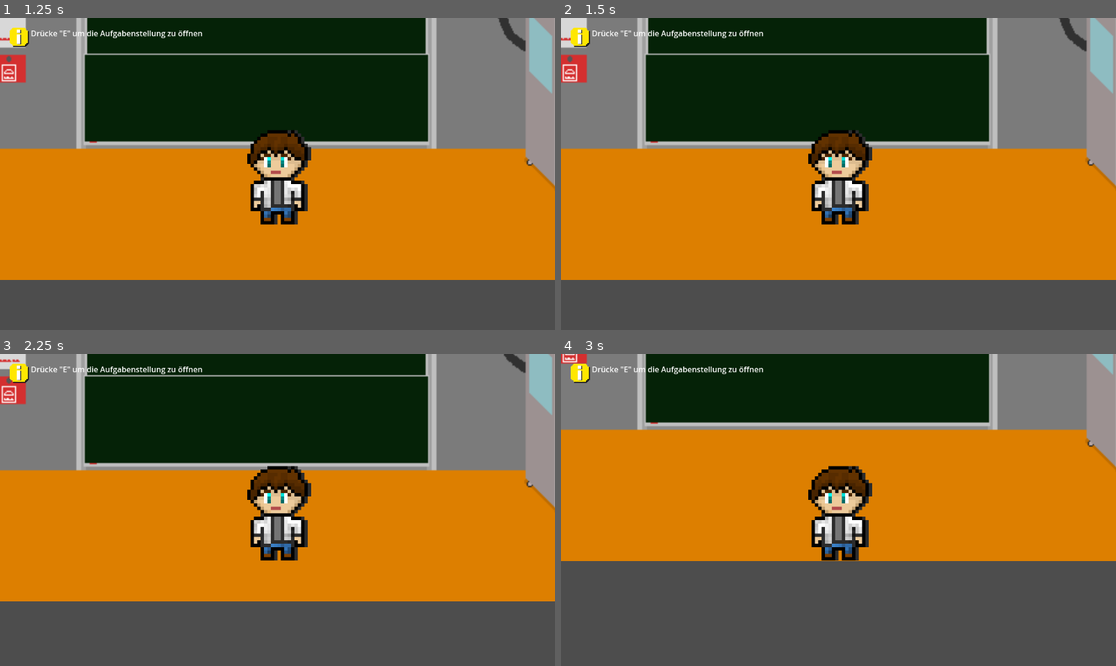
Above: before the commit, frames 1-4 (two rows, left to right).
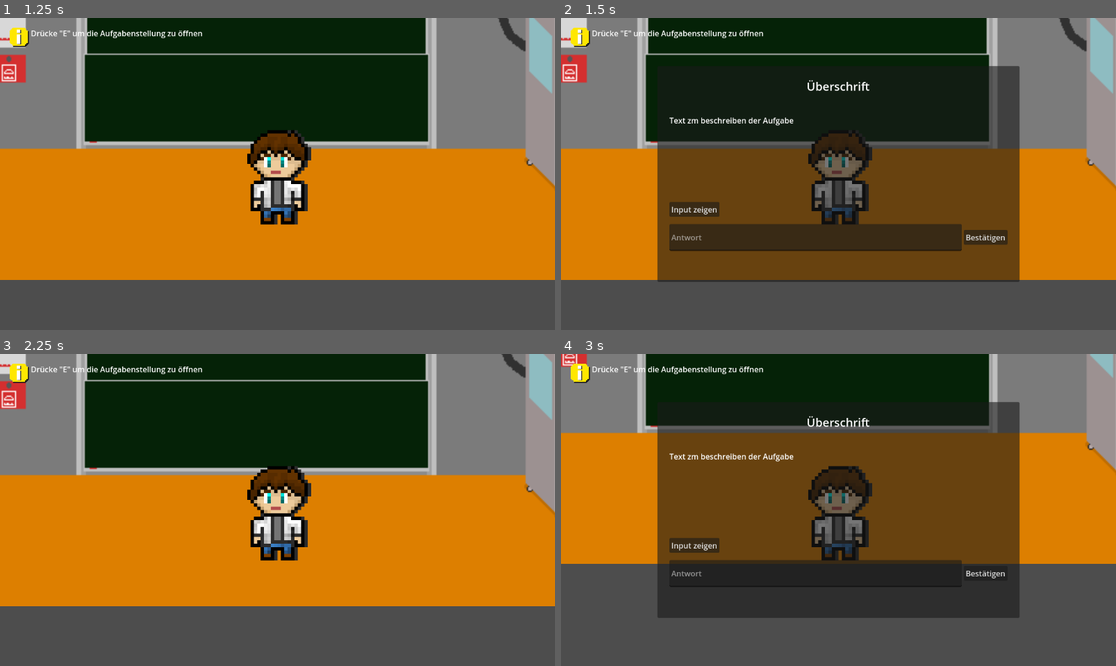
Above: after the commit, the same moments.

Repository: LuigiZwei/WGG-P-Seminar-Softwareentwicklung
Game: Godot game, scene res://scenes/node_2d.tscn
The game is run twice, just before and just after one commit, with the same random seed, the same clock (stepped at 60 frames per second) and the same inputs.
Inputs:
- Up to frame 1 (1.25 s): click "Start" at 0.5 s
- Up to frame 2 (1.5 s): tap E (task, bound only after the commit) at 1.25 s; hold D (right) from 1.28 s (still down); hold Shift (sprint) from 1.28 s (still down)
- Up to frame 3 (2.25 s): tap E (task, bound only after the commit) at 1.55, 2, 2.1 s; release D (right) at 2.03 s; release Shift (sprint) at 2.03 s; hold Down (down) from 2.03 s (still down)
- Up to frame 4 (3 s): tap Shift (sprint) at 2.3 s; tap E (task, bound only after the commit) at 2.75 s; release Down (down) at 2.78 s; hold D (right) from 2.78 s (still down); hold Shift (sprint) from 2.78 s (still down)

Frame 1 is identical in both runs. In frame 2, 30% of the frame differs, in the area x 17-83%, y 15-85%; in frame 3, 6.0%; in frame 4, 41%, in the area x 0-100%, y 0-85%.
Error before the commit: Invalid assignment of property or key 'scancode' with value of type 'int' on a base object of type 'InputEventKey'. (res://scripts/main.gd:134)
Error after the commit: Parse Error: Identifier "globalscript" not declared in the current scope. (res://scripts/task_scene_script.gd:37)

Commit message:
neues globales skript
vorlage für speichern und laden von spielfortschritt (nur erste anfänge)

Diff:
--- a/scenes/task_scene_template.tscn
+++ b/scenes/task_scene_template.tscn
@@ -113,4 +113,3 @@
 
 [connection signal="pressed" from="PanelContainer/MarginContainer/VBoxContainer/Button" to="." method="switch_task_and_input"]
 [connection signal="text_submitted" from="PanelContainer/MarginContainer/VBoxContainer/HBoxContainer/LineEdit" to="." method="check_for_solution"]
-[connection signal="pressed" from="PanelContainer/MarginContainer/VBoxContainer/HBoxContainer/Button" to="." method="check_for_solution_with_button"]
--- /dev/null
+++ b/scripts/globalscript.gd
@@ -0,0 +1,29 @@
+extends Node
+
+# array mit booleans für jede aufgabe im spiel
+var task_arr
+
+func _ready():
+	# lade task_dict mit FileAccess
+	var file = FileAccess.open("user://progress.dat",FileAccess.READ)
+	if(file != null):
+		# hier task_arr von progress.dat laden
+		pass
+	else:
+		# task_arr erstellen
+		task_arr = Array()
+
+
+	pass
+
+func finish_task():
+	# funktion zum verändern des task_arr
+	pass
+
+func save_progress():
+	var file = FileAccess.open("user://progress.dat",FileAccess.READ_WRITE)
+	# speichere task_arr zu progress.dat
+	# (irgendwie)
+
+func _process(_delta):
+	pass
--- a/scripts/main.gd
+++ b/scripts/main.gd
@@ -8,25 +8,31 @@
 
 # Called when the node enters the scene tree for the first time.
 func _ready():
+
 	# Erstellung der InputMap (weil .godot nicht exportiert werden kann, dankeschön)
+	var key_input_function = func (action, key):
+		var inputkey = InputEventKey.new()
+		inputkey.set_keycode(key)
+		InputMap.action_add_event(action, inputkey)
+
 	InputMap.add_action("left")
-	add_key_input("left",KEY_A)
-	add_key_input("left",KEY_LEFT)
+	key_input_function.call("left",KEY_A)
+	key_input_function.call("left",KEY_LEFT)
 	InputMap.add_action("right")
-	add_key_input("right",KEY_D)
-	add_key_input("right",KEY_RIGHT)
+	key_input_function.call("right",KEY_D)
+	key_input_function.call("right",KEY_RIGHT)
 	InputMap.add_action("up")
-	add_key_input("up",KEY_W)
-	add_key_input("up",KEY_UP)
+	key_input_function.call("up",KEY_W)
+	key_input_function.call("up",KEY_UP)
 	InputMap.add_action("down")
-	add_key_input("down",KEY_S)
-	add_key_input("down",KEY_DOWN)
+	key_input_function.call("down",KEY_S)
+	key_input_function.call("down",KEY_DOWN)
 	InputMap.add_action("sprint")
-	add_key_input("sprint",KEY_SHIFT)
+	key_input_function.call("sprint",KEY_SHIFT)
 	InputMap.add_action("pause")
-	add_key_input("pause",KEY_ESCAPE)
+	key_input_function.call("pause",KEY_ESCAPE)
 	InputMap.add_action("task")
-	add_key_input("task",KEY_E)
+	key_input_function.call("task",KEY_E)
 
 	# status dient als variable, die aussagen soll, was gerade passiert
 	# kann man wahrscheinlich irgendwie besser machen, aber es kann nützlich sein um
@@ -53,7 +59,7 @@
 
 func start_game():
 	# versteckt das main menu und zeigt stattdessen den spieler und das momentane zimmer
-	# noch hinzufügen: spielfortschritt speichern
+	# noch hinzufügen: spielfortschritt laden
 	$CanvasLayer/main_menu.hide()
 	status = "game"
 
@@ -99,8 +105,8 @@
 			var task_scene = load("res://scenes/task_scene_template.tscn").instantiate()
 			$CanvasLayer.add_child(task_scene)
 			$CanvasLayer.get_node(String(task_scene.get_name())).set_name("task")
-			$CanvasLayer/task/PanelContainer/MarginContainer/VBoxContainer/HBoxContainer/LineEdit.connect("focus_entered",set_status_to_game_typing)
-			$CanvasLayer/task/PanelContainer/MarginContainer/VBoxContainer/HBoxContainer/LineEdit.connect("focus_exited",set_status_to_game)
+			$CanvasLayer/task/PanelContainer/MarginContainer/VBoxContainer/HBoxContainer/LineEdit.connect("focus_entered",func(): status = "game_typing")
+			$CanvasLayer/task/PanelContainer/MarginContainer/VBoxContainer/HBoxContainer/LineEdit.connect("focus_exited",func(): status = "game")
 			$CanvasLayer/task.show()
 			# spieler darf sich während die task UI offen ist nicht bewegen
 			$player.player_speed = 0
@@ -128,18 +134,3 @@
 	var new_instance = load(new_room).instantiate()
 	add_child(new_instance)
 	get_node(String(new_instance.get_name())).set_name("current_room")
-
-func add_key_input(action, key):
-	var ev = InputEventKey.new()
-	ev.scancode = key
-	InputMap.action_add_event(action,ev)
-
-# diese funktionen werden in der task UI verwendet,
-# weil man variablen mit signalen nicht direkt verändern kann und
-# keine eingabeparameter im connect-befehl angeben kann
-# [...].connect("pressed", status = "game_typing") ist nicht erlaubt
-# (status = "game_typing" ist kein Callable)
-func set_status_to_game_typing():
-	status = "game_typing"
-func set_status_to_game():
-	status = "game"
--- a/scripts/task_scene_script.gd
+++ b/scripts/task_scene_script.gd
@@ -12,6 +12,8 @@
 	task_text = vboxcontainer.get_node("Label")
 	task_input = vboxcontainer.get_node("TextEdit")
 	task_output = $PanelContainer/MarginContainer/VBoxContainer/HBoxContainer/LineEdit
+
+	$PanelContainer/MarginContainer/VBoxContainer/HBoxContainer/Button.connect("pressed",func():check_for_solution(task_output.text))
 
 	solution = "42"
 
@@ -32,12 +34,9 @@
 
 func check_for_solution(new_text):
 	if(new_text == solution):
-		# richtige antwort
+		globalscript.task_arr[0] = true
 		if(task_output.has_focus()):
 			task_output.release_focus()
 	else:
 		pass
 		# falsche antwort
-
-func check_for_solution_with_button():
-	check_for_solution(task_output.text)
